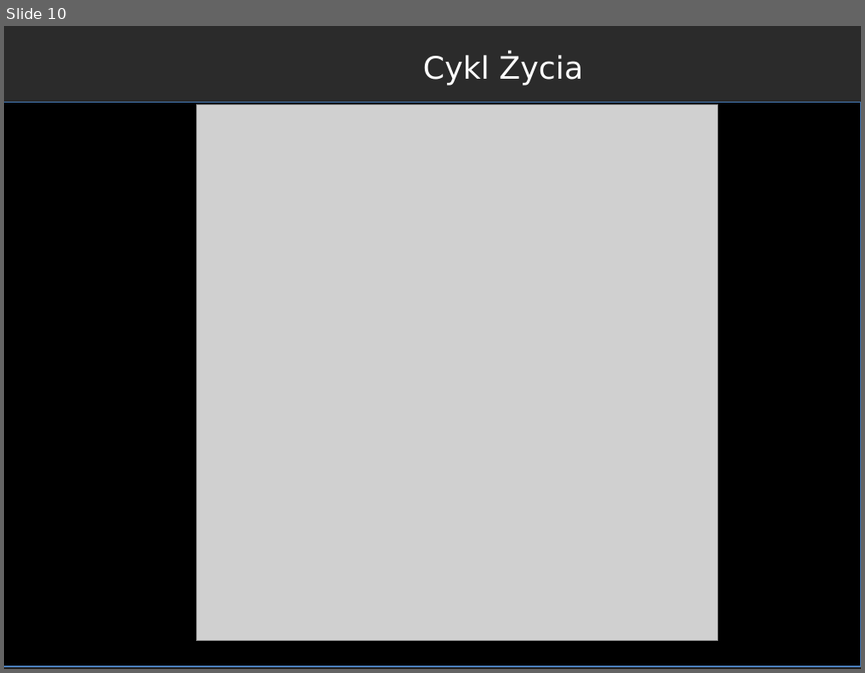
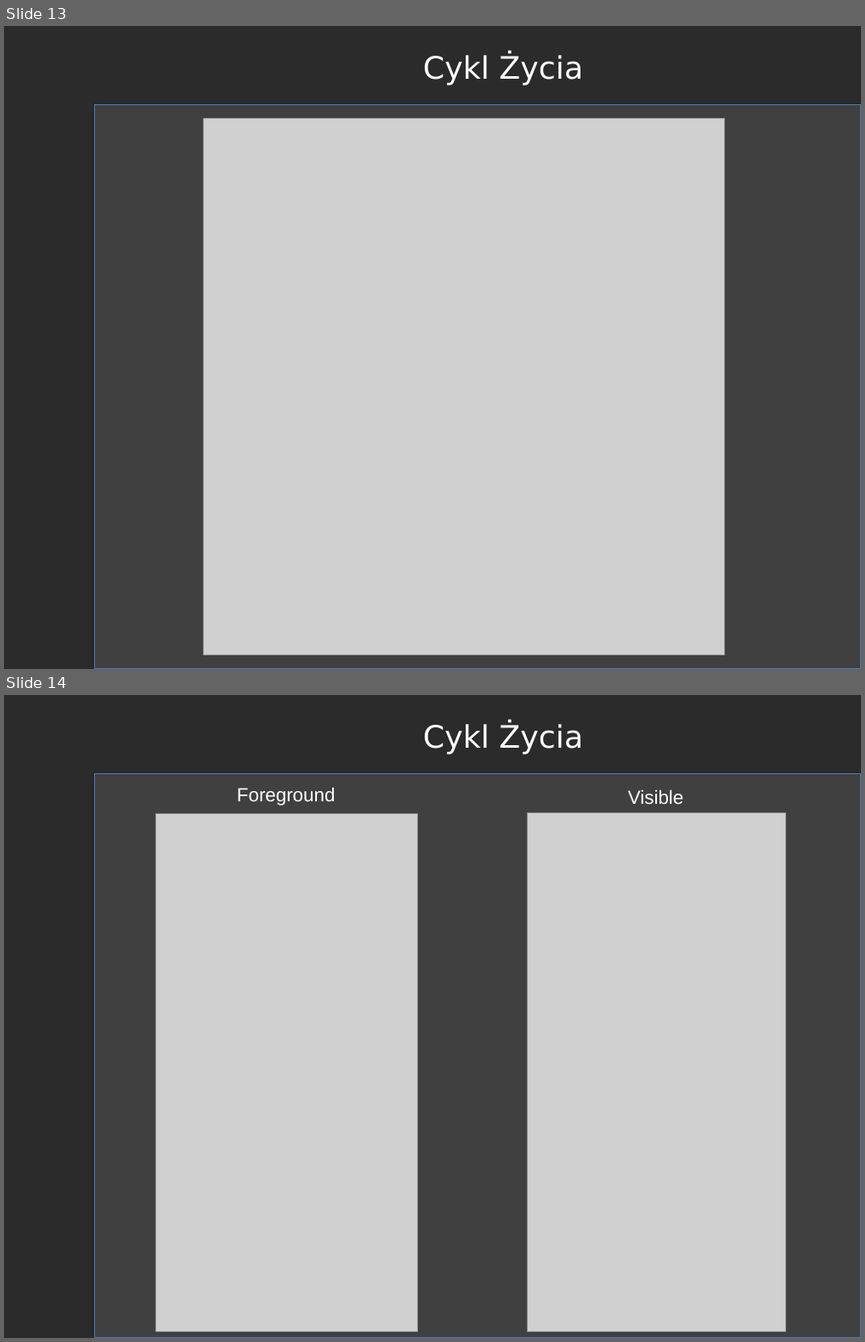
Before and after one commit to RafLew84/PUM, a slide deck: 2023-2024/Wyk/Wyklad1.pptx. Shown one above the other, each under a label of ours: slide 10 before the commit, slides 13 and 14 after it. The pictures are 865x673 and 865x1342 pixels, drawn with LibreOffice and Linux fonts; fonts in the diff are those of the drawing; grey boxes stand for pictures; background and template pictures are left out; a plain dark background stands for a picture behind light text. Boxes give left, top, right and bottom in pixels: in the first picture for what was removed or moved away, otherwise in the second. Text is boxed around its words. In the diff, an @@ line names an element or a change of style, - is before the commit and + after.

```diff
--- a/2023-2024/Wyk/Wyklad1.pptx
+++ b/2023-2024/Wyk/Wyklad1.pptx
@@ slide 14 added at (4, 695, 861, 1338), background picture (left out) @@
@@ text added at (423, 722, 583, 754), 26 pt, text #FFFFFF @@
+Cykl Życia
@@ rectangle added at (95, 774, 861, 1338), fill #404040, outline #4B7EBC 0.75 pt @@
@@ text added at (237, 787, 335, 805), 16 pt, text #FFFFFF @@
+Foreground
@@ text added at (628, 789, 683, 804), 16 pt, text #FFFFFF @@
+Visible
@@ picture added at (155, 814, 418, 1332) @@
@@ picture added at (527, 812, 785, 1332) @@
@@ what was slide 10 is now slide 13 @@
@@ slide 13 changed as well @@
@@ rectangle: place and size @@
-rectangle at (4, 102, 861, 666)
+rectangle at (95, 105, 861, 669)
@@ rectangle at (95, 105, 861, 669): fill #000000 to #404040 @@
@@ picture: place and size @@
-picture at (196, 105, 718, 641)
+picture at (203, 119, 725, 655)
```
Also in this commit, not shown: 14 other slides changed, 6 other slides added, 6 slides removed.
